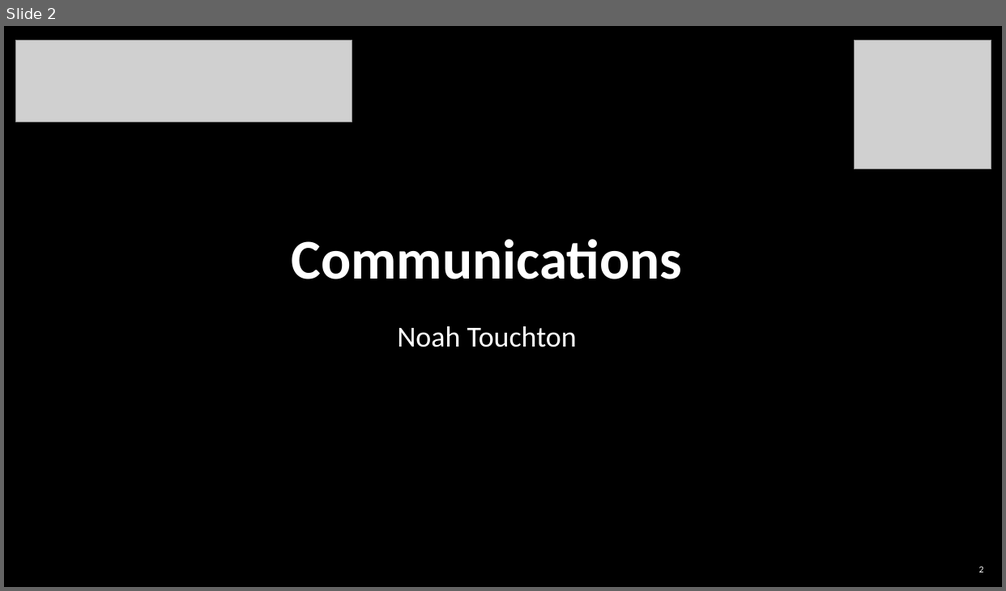
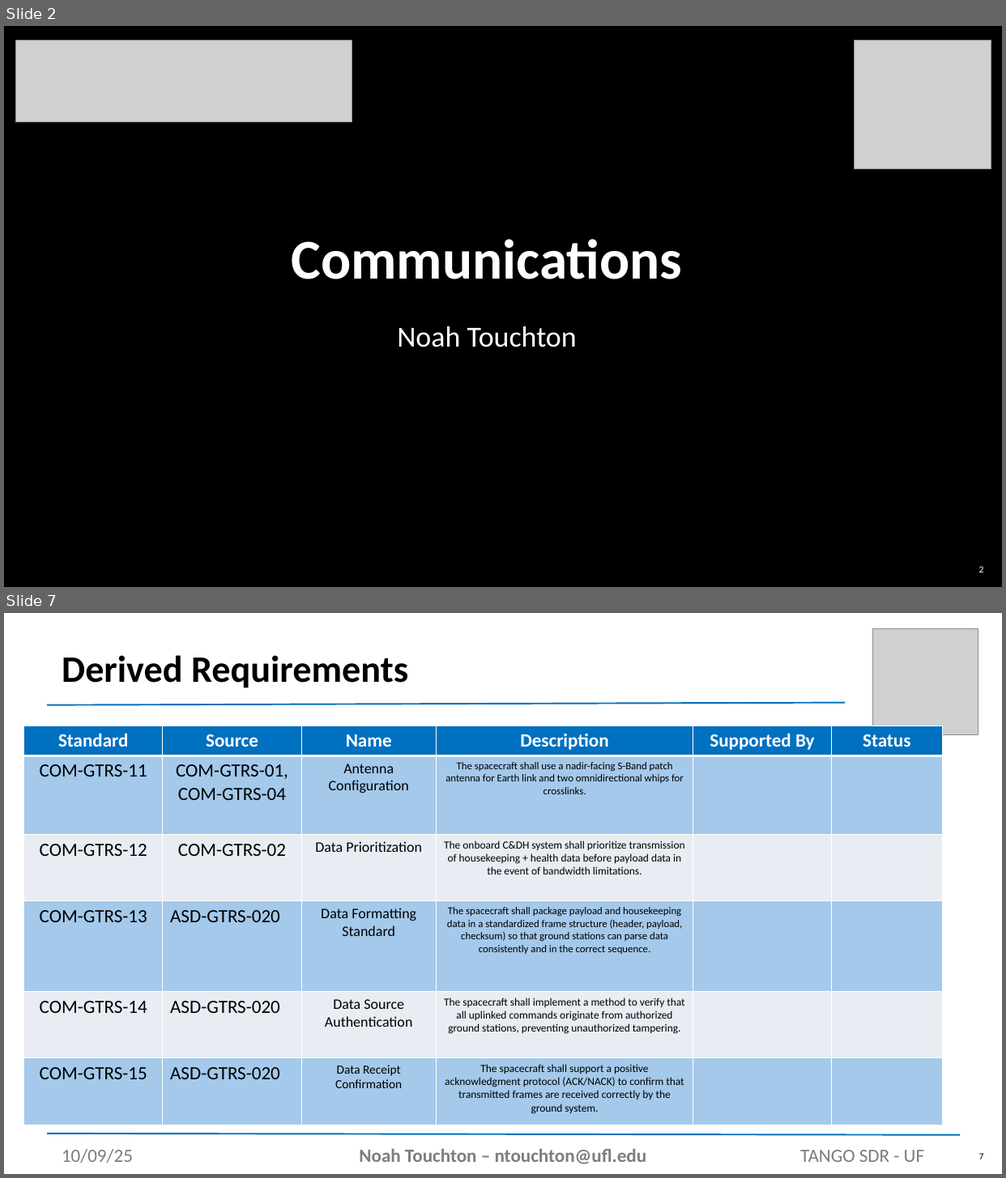
Before and after one commit to noahtouchton/School, a slide deck: Fall 2025/Aero Design 1/PowerPoint/SDR Presentation Template.pptx. Shown one above the other, each under a label of ours: slide 2 before the commit, slides 2 and 7 after it; the slides between them are not shown. The pictures are 1006x591 and 1006x1178 pixels, drawn with LibreOffice and Linux fonts; fonts in the diff are those of the drawing; grey boxes stand for pictures; background and template pictures are left out. Boxes give left, top, right and bottom in pixels: in the first picture for what was removed or moved away, otherwise in the second. Text is boxed around its words. In the diff, an @@ line names an element or a change of style, - is before the commit and + after.

```diff
--- a/Fall 2025/Aero Design 1/PowerPoint/SDR Presentation Template.pptx
+++ b/Fall 2025/Aero Design 1/PowerPoint/SDR Presentation Template.pptx
@@ slide 7 added at (x1=4, y1=613, x2=1002, y2=1174), background #FFFFFF @@
@@ picture added at (x1=872, y1=628, x2=978, y2=735) @@
@@ title added at (x1=62, y1=655, x2=408, y2=688), 36 pt, text #000000, bold @@
+Derived Requirements
@@ line added from (48, 705) to (846, 703), #0070C0 1.5 pt @@
@@ table added at (x1=24, y1=726, x2=943, y2=1125), 6 rows, 6 columns @@
+Standard | Source | Name | Description | Supported By | Status
+COM-GTRS-11 | COM-GTRS-01, COM-GTRS-04 | Antenna Configuration | The spacecraft shall use a nadir-facing S-Band patch antenna for Earth link and two omnidirectional whips for crosslinks. |  | 
+COM-GTRS-12 | COM-GTRS-02 | Data Prioritization | The onboard C&DH system shall prioritize transmission of housekeeping + health data before payload data in the event of bandwidth limitations. |  | 
+COM-GTRS-13 | ASD-GTRS-020 | Data Formatting Standard | The spacecraft shall package payload and housekeeping data in a standardized frame structure (header, payload, checksum) so that ground stations can parse data consistently and in the correct sequence. |  | 
+COM-GTRS-14 | ASD-GTRS-020 | Data Source Authentication | The spacecraft shall implement a method to verify that all uplinked commands originate from authorized ground stations, preventing unauthorized tampering. |  | 
+COM-GTRS-15 | ASD-GTRS-020 | Data Receipt Confirmation | The spacecraft shall support a positive acknowledgment protocol (ACK/NACK) to confirm that transmitted frames are received correctly by the ground system. |  | 
@@ line added from (48, 1134) to (960, 1135), #0070C0 1.5 pt @@
@@ text added at (x1=62, y1=1149, x2=133, y2=1163), 18 pt, text #7D7D7D @@
+10/09/25
@@ text added at (x1=359, y1=1149, x2=647, y2=1165), 18 pt, text #7D7D7D, bold @@
+Noah Touchton – ntouchton@ufl.edu
@@ text added at (x1=800, y1=1150, x2=924, y2=1162), 18 pt, text #7D7D7D @@
+TANGO SDR - UF
@@ page number added at (x1=979, y1=1153, x2=984, y2=1160), 9 pt, text #000000 @@
+7
```
Also in this commit, not shown: 3 slides changed, 8 other slides added, 9 other files.
